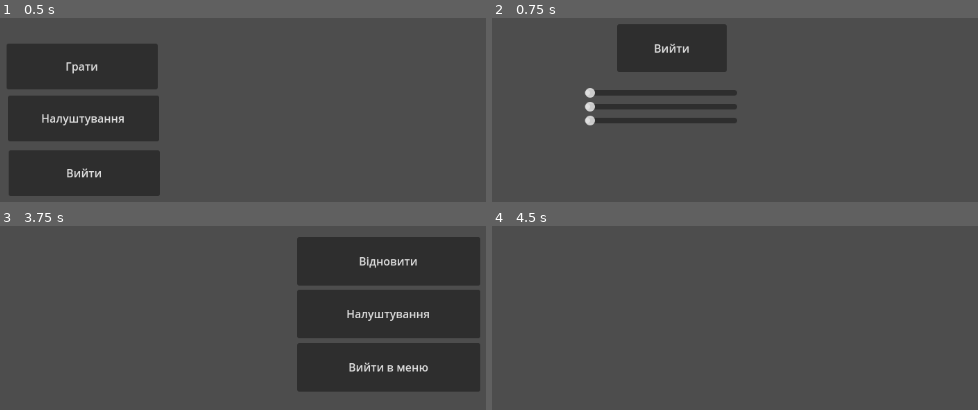
Above: before the commit, frames 1-4 (two rows, left to right).
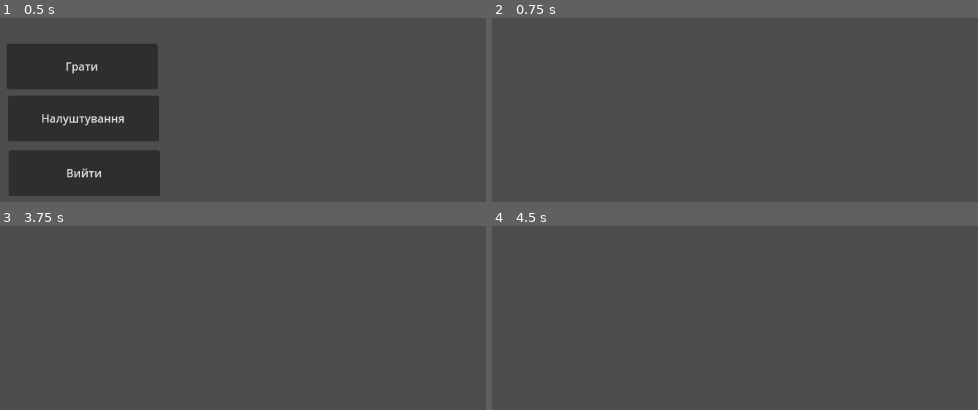
Above: after the commit, the same moments.

Repository: dsplygun/samuraigame1315
Game: Godot game, scene res://Menu/menu.tscn
The game is run twice, just before and just after one commit, with the same random seed, the same clock (stepped at 60 frames per second) and the same inputs. The project has no main scene, so this scene is started directly.
Inputs (mouse positions are in pixels of both pictures, inside the frame that each line leads up to):
- Up to frame 1 (0.5 s): no input
- Up to frame 2 (0.75 s): click "Грати" at 0.5 s
- Up to frame 3 (3.75 s): click (388, 260) at 1.25 s, where only the run before the commit has a clickable "Відновити"; click (388, 314) at 2 s, where only the run before the commit has a clickable "Налуштування"; click (388, 367) at 2.75 s, where only the run before the commit has a clickable "Вийти в меню"; click (179, 255) at 3.5 s, where only the run before the commit has a clickable "Вийти"
- Up to frame 4 (4.5 s): click (880, 260) at 4.25 s, where only the run before the commit has a clickable "Відновити"

Frame 1 is identical in both runs. In frame 2, 8.5% of the frame differs, in the area x 19-51%, y 3-59%; in frame 3, 29%, in the area x 61-99%, y 5-90%; in frame 4, nothing differs.
Error after the commit: Parse Error: Identifier "Inventory" not declared in the current scope. (res://script/enventory_.gd:6)

Commit message:
menu 0.3

Diff:
--- a/levels/village.tscn
+++ b/levels/village.tscn
@@ -1,12 +1,23 @@
-[gd_scene load_steps=4 format=3 uid="uid://bi4d1ef0a3b8x"]
+[gd_scene load_steps=5 format=3 uid="uid://bi4d1ef0a3b8x"]
 
 [ext_resource type="Script" path="res://script/village.gd" id="1_yyqy3"]
 [ext_resource type="PackedScene" uid="uid://ckmn4stuq0k3f" path="res://Menu/game_intr.tscn" id="2_yg0vr"]
 [ext_resource type="PackedScene" uid="uid://dfya3lwq3t610" path="res://Menu/seting.tscn" id="3_w5clu"]
+[ext_resource type="Script" path="res://script/enventory_.gd" id="4_alx4g"]
 
 [node name="Village" type="Node2D"]
 script = ExtResource("1_yyqy3")
 
 [node name="game intr" parent="." instance=ExtResource("2_yg0vr")]
+visible = false
 
 [node name="seting" parent="." instance=ExtResource("3_w5clu")]
+visible = false
+
+[node name="intr" type="CanvasLayer" parent="."]
+visible = false
+
+[node name="ItemList" type="ItemList" parent="intr"]
+offset_right = 138.0
+offset_bottom = 326.0
+script = ExtResource("4_alx4g")
--- /dev/null
+++ b/script/enventory_.gd
@@ -0,0 +1,14 @@
+extends ItemList
+
+
+# Called when the node enters the scene tree for the first time.
+func _ready():
+	Inventory.add("монета")
+	Inventory.add("меч")
+
+
+# Called every frame. 'delta' is the elapsed time since the previous frame.
+func _process(delta):
+	clear()
+	for item in Inventory.Inv:
+		add_item(item)
--- a/script/village.gd
+++ b/script/village.gd
@@ -17,3 +17,9 @@
 			$"game intr".visible = false
 		else:
 			$"game intr".visible = true
+
+	if event is InputEventKey and  Input.get_action_strength("e"):
+		if $"intr".visible:
+			$"intr".visible = false
+		else:
+			$"intr".visible = true
